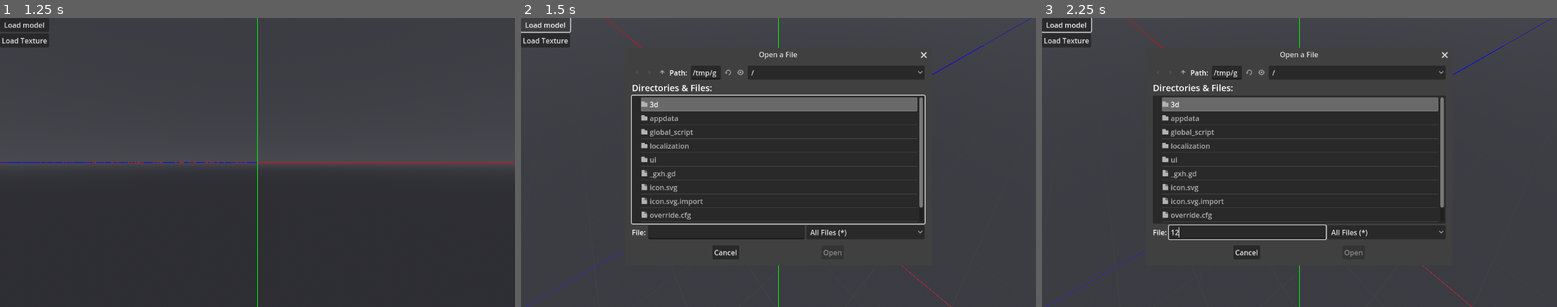
Above: before the commit, frames 1-3 (left to right).
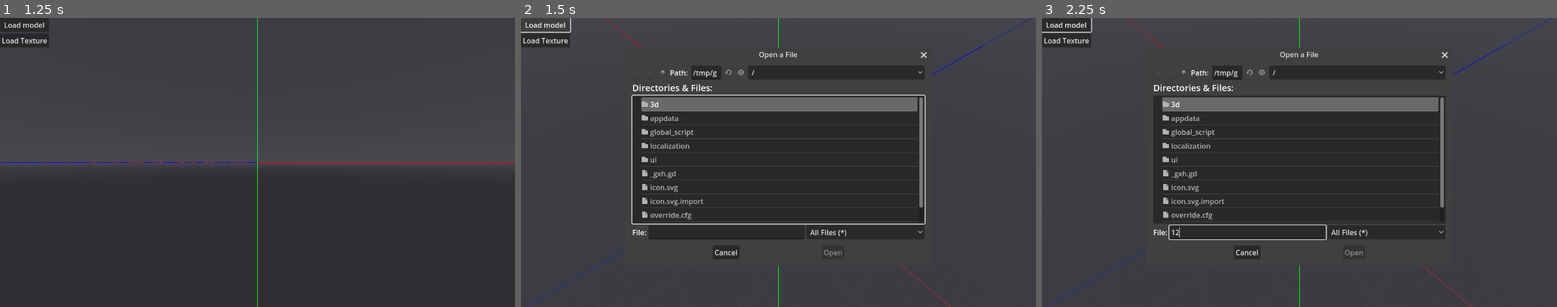
Above: after the commit, the same moments.

Repository: Nusiq/McGdModeling
Game: Godot game, scene res://ui/main/main_menu.tscn
Two runs of this game, one before a commit and one after it. Both use one fixed random seed, a clock stepped at 60 frames per second and the inputs below.
Inputs (mouse positions are in pixels of both pictures, inside the frame that each line leads up to):
- Up to frame 1 (1.25 s): tap Enter at 0.5 s; hold Middle mouse button (gesture.pan_view) from 0.53 s (still down); click (257, 162) at 0.67 s
- Up to frame 2 (1.5 s): release Middle mouse button (gesture.pan_view) at 1.25 s; click "Load model" at 1.25 s
- Up to frame 3 (2.25 s): click (1248, 231) at 2.02 s; type "12" at 2.1 s

Frame 1 is identical in both runs. In frame 2, 1.1% of the frame differs, in the area x 20-63%, y 18-83%; in frame 3, 1.0%.

Commit message:
More improvements to the outline shaders: - The first shader passes Alpha value to the second shader instead of 0 and one. This lets the shaders levrage the already existing anti aliasing from the original image to some degree. - The second shader is using Gaussian blur to get rid of the aliasing

Diff:
--- a/3d/selection_outline/selection_outline_canvas.gdshader
+++ b/3d/selection_outline/selection_outline_canvas.gdshader
@@ -6,6 +6,7 @@
 
 uniform vec3 outlineColor: source_color = vec3(1.0, 1.0, 1.0);
 
+const float blurRadius = 1.0;
 
 // The values below configure the expansion that is applied to the outline.
 // Constants are balanced and there is no need to expose them as parameters:
@@ -13,30 +14,26 @@
 // How many iterations to do to expand the outline:
 const int outlineExpansionSteps = 3;
 // How much to expand the outline each iteration:
-const float outlineExpansionStepMultiplier = 0.5;
-// How much to reduce the intensity of the outline based on distance from the
-// original pixel:
-const float distancePenaltyIntensity = 1.5;
+const float outlineExpansionStepMultiplier = 0.4;
+
+float gaussian(float x, float sigma) {
+	return exp(-0.5 * pow(x / sigma, 2.0)) / (sigma * sqrt(2.0 * PI));
+}
 
 void fragment() {
-	float maxAlpha = 0.0;
+	float alpha = 0.0;
 
-	const float dpiSquared = pow(distancePenaltyIntensity, 2.0);
 	for (int x = -outlineExpansionSteps; x < outlineExpansionSteps; x++)
 	for (int y = -outlineExpansionSteps; y < outlineExpansionSteps; y++) {
 		float xScaled = float(x) * outlineExpansionStepMultiplier;
 		float yScaled = float(y) * outlineExpansionStepMultiplier;
-		float disttancePenaltyFactor = 1.0 / (1.0+sqrt(
-				pow(xScaled, 2)*dpiSquared + pow(yScaled, 2)*dpiSquared
-			));
-		maxAlpha = max(
-			maxAlpha,
-			disttancePenaltyFactor * texture(
-				TEXTURE,
-				UV + vec2(float(xScaled), float(yScaled)) * TEXTURE_PIXEL_SIZE
-			).r
-		);
+		float weight = gaussian(length(vec2(xScaled, yScaled)), blurRadius);
+		alpha += weight * texture(
+			TEXTURE,
+			UV + vec2(float(xScaled), float(yScaled)) * TEXTURE_PIXEL_SIZE
+		).r;
 	}
+	alpha /= float(outlineExpansionSteps * outlineExpansionSteps);
 
-	COLOR = vec4(outlineColor, maxAlpha);
+	COLOR = vec4(outlineColor, alpha);
 }
--- a/3d/selection_outline/selection_outline_quad.gdshader
+++ b/3d/selection_outline/selection_outline_quad.gdshader
@@ -9,7 +9,8 @@
 
 // How many pixels from center to check for the outline (extra
 // width of the outline):
-const int lineWidth = 2;
+const int outlineExpansionSteps = 4;
+const float outlineExpansionStepMultiplier = 0.8;
 
 void fragment() {
 	vec4 textureHere = texture(SCREEN_TEXTURE, SCREEN_UV);
@@ -18,9 +19,10 @@
 	bool isCloseToEdge = false;
 	bool isHereInside = textureHere.a > 0.0;
 
-	for (int x = -lineWidth; x < lineWidth; x++) {
-		for (int y = -lineWidth; y < lineWidth; y++) {
-			vec2 offsetCrds = vec2(float(x), float(y));
+	if (isHereInside)
+	for (int x = -outlineExpansionSteps; x < outlineExpansionSteps; x++) {
+		for (int y = -outlineExpansionSteps; y < outlineExpansionSteps; y++) {
+			vec2 offsetCrds = vec2(float(x), float(y)) * outlineExpansionStepMultiplier;
 			vec4 textureNearby = texture(
 				SCREEN_TEXTURE, SCREEN_UV + offsetCrds / VIEWPORT_SIZE);
 			bool isNearbyInside = textureNearby.a > 0.0;
@@ -31,7 +33,7 @@
 	}
 
 	if (isCloseToEdge) {
-		ALBEDO = vec3(1.0, 0.0, 0.0);
+		ALBEDO = vec3(textureHere.a, 0.0, 0.0);
 		DEPTH = 1e10;
 	} else {
 		ALBEDO = vec3(0.0, 0.0, 0.0);
